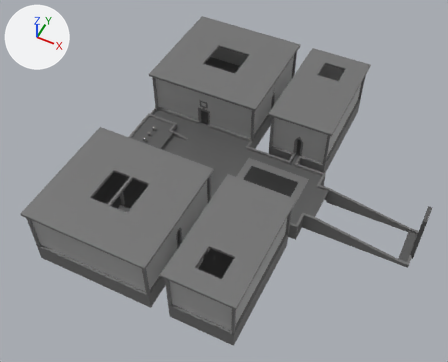
What one commit did to the FBX model Ritual Unity Project Folder/Assets/Meshes/Temple/TempleLevelMesh.fbx.
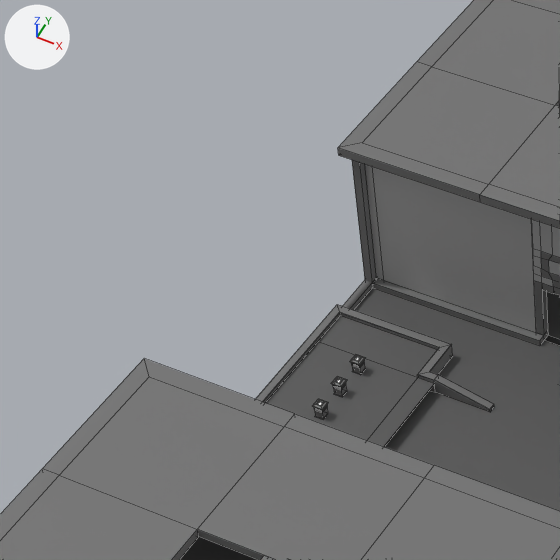
Each version is shown whole from a 50 mm lens placed at (-23.0, -162.2, 201.2), pointed at (-98.6, -11.1, 12.2), then close up on the part from 14% to 46% of the width and 10% to 49% of the height. The axes (+X, +Y, +Z) are drawn at upper left. The lights are the same throughout. The close-ups show mesh edges as thin lines. Where no turn or scale is listed for an object, it has been applied to the vertices. Vertices at the same position are counted once.

Script lines for the objects in view, before the commit:
```python
me_mesh = bpy.data.meshes.new('Mesh')
me_mesh.from_pydata(...)  # 2210 vertices, 2034 faces; spans x -151.0..-19.4, y -69.7..69.7, z -1.0..27.0
me_mesh.materials.append(mat_floormaterial)  # dark grey #585858
me_mesh.materials.append(mat_objectpool)  # black #232323
me_mesh.materials.append(mat_pedastalmat)  # grey #727272
me_mesh.materials.append(mat_roofmaterial)  # grey #727272
me_mesh.materials.append(mat_ritualspacemat)  # light grey #cecece
me_mesh.materials.append(mat_roofs3)  # grey #727272
me_mesh.materials.append(mat_wallsmaterial)  # grey #b1b1b1
me_mesh.materials.append(mat_lightmaterial)  # white #ffffff
me_mesh.materials.append(mat_phong1)  # grey #bcbcbc
ob_levelmesh = bpy.data.objects.new('LevelMesh', me_mesh)
ob_levelmesh.location = (0.0, 0.0, 0.0)
```
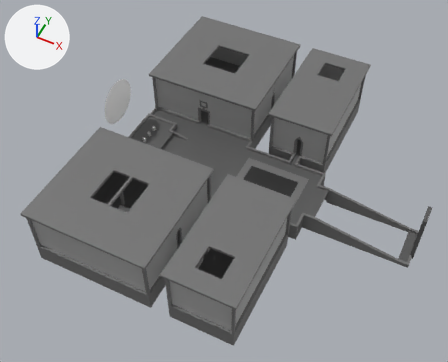
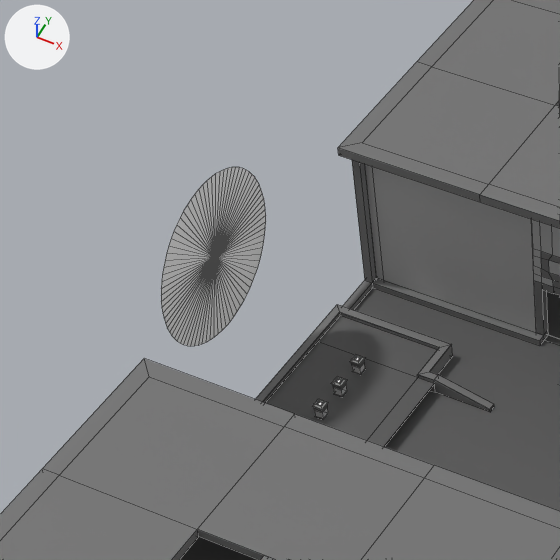
Where the change shows, as pixel boxes (x1, y1, x2, y2) in the close-ups (560 x 560 px):
part 1 of me_mesh, added
    after: (161, 167, 266, 346)
part 2 of me_mesh, recoloured
    both: (312, 354, 365, 420)

Patch to the scene script:
```diff
--- a/Ritual Unity Project Folder/Assets/Meshes/Temple/TempleLevelMesh.fbx.py
+++ b/Ritual Unity Project Folder/Assets/Meshes/Temple/TempleLevelMesh.fbx.py
@@ mat_backsun @@
+mat_backsun = principled_material('BackSun')
+mat_backsun.base_color = (1.0, 1.0, 1.0)  # white #ffffff
+mat_backsun.roughness = 0.553
@@ mat_pedastalgallery @@
+mat_pedastalgallery = principled_material('PedastalGallery')
+mat_pedastalgallery.base_color = (0.5, 0.5, 0.5)  # grey #bcbcbc
+mat_pedastalgallery.roughness = 0.553
@@ me_mesh @@
 # used by ob_levelmesh; location = (0.0, 0.0, 0.0)
-me_mesh.from_pydata(...)  # 2210 vertices, 2034 faces; spans x -151.0..-19.4, y -69.7..69.7, z -1.0..27.0
+me_mesh.from_pydata(...)  # 2285 vertices, 2114 faces; spans x -155.2..-19.4, y -69.7..69.7, z -1.0..34.1
+# me_mesh part 1: a new loose piece of 81 vertices spanning x -155.2, y -10.0..10.0, z 14.1..34.1, in mat_backsun (white #ffffff)
+# me_mesh part 2: 256 faces spanning x -143.0..-141.7, y -6.6..6.6, z 7.7..9.5 switch from mat_pedastalmat (grey #727272) to mat_pedastalgallery (grey #bcbcbc)
 me_mesh.materials.append(mat_floormaterial)
@@ me_mesh @@
 me_mesh.materials.append(mat_phong1)
+me_mesh.materials.append(mat_backsun)  # white #ffffff
```
